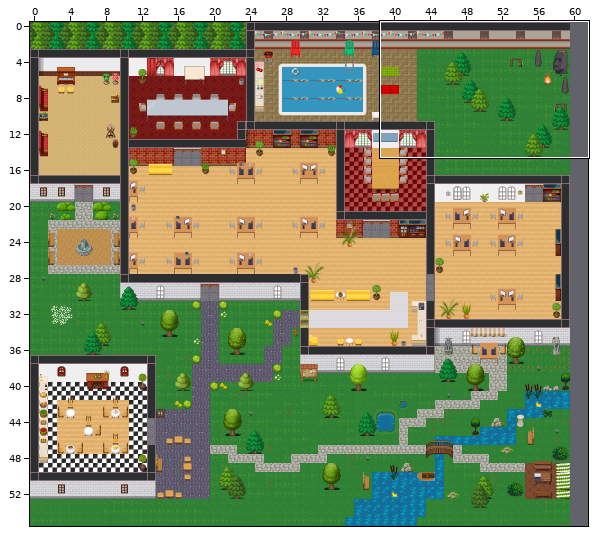
Two states of a Tiled map (JSON), cgi-office.tmj. Above: a wide view before the commit, with the close-up outlined.
Close-up. The starting point:
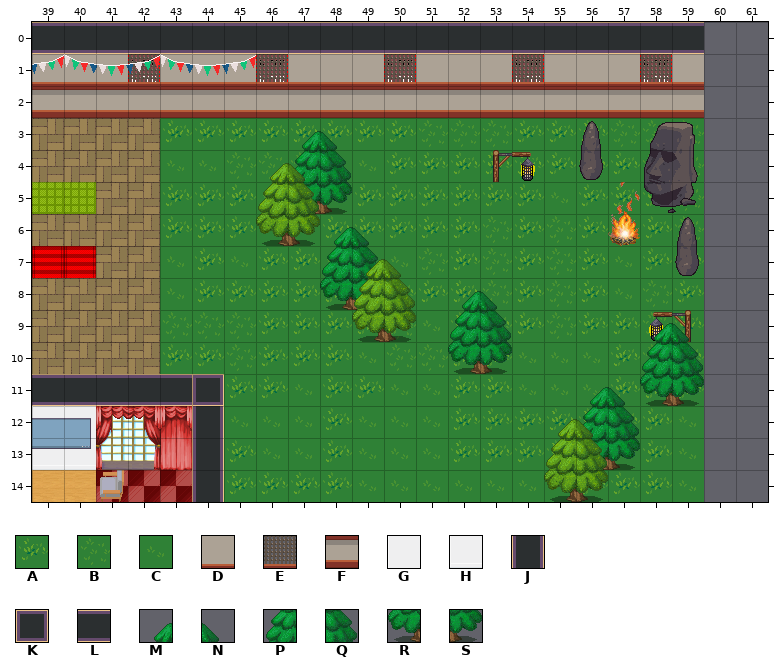
Cells are 32x32 px. Shown: x 39..61, y 0..14. The commit also changed other parts of the map, which this record leaves out. The old version is drawn lined up with the new one.
Key: from "Chunk 1": A 17, B 18, C 19, D 34, E 35, F 36, G 40, H 44, J 64, K 67, L 68, M 134, N 135, P 136, Q 137, R 138, S 139.
_ is an empty cell, # one hidden under a higher layer.
Layers that did not change in this view are not listed.
Layer "floor/floor outdoor" before, first column x 39:
 0 _______________________
 1 _______________________
 2 _______________________
 3 ####AAAAAAAABBBAAABBB__
 4 ####CCBBBCCAAAAAAAABB__
 5 ####AAACCCAAAAAACAAAB__
 6 ####AAACCAAAAABABACAB__
 7 ####CACAACCCBABABACAA__
 8 ####CAAAAAAAAABABACBA__
 9 ####BBBAAAABCAAABAABA__
10 ####AABAAACBBAACCCABA__
11 _____#AACAACCAACCCAAA__
12 _____#CCCACCCAAAAAAAC__
13 _____#ACCACCCAAAAACAC__
14 ______AAAACCCCCCCAAAC__
Layer "walls/walls1" before, first column x 39:
 0 ____________________#__
 1 DDDEDDDEDDDEDDDEDDDED__
 2 FFFFFFFFFFFFFFFFFFFFF__
 3 _______________________
 4 _______________________
 5 _______________________
 6 _______________________
 7 _______________________
 8 _______________________
 9 _______________________
10 _______________________
11 _______________________
12 GG###__________________
13 HH###__________________
14 _______________________
Layer "outside/outside végétation" before, first column x 39:
 0 _______________________
 1 _______________________
 2 _______________________
 3 ________MN_____________
 4 ________PQ_____________
 5 ________RS_____________
 6 _________MN____________
 7 _________PQ____________
 8 _________RS__MN________
 9 _____________PQ________
10 _____________RS________
11 _________________MN____
12 _________________PQ____
13 _________________RS____
14 _______________________
Layer "above/walls2" before, first column x 39:
 0 LLLLLLLLLLLLLLLLLLLLL__
 1 _______________________
 2 _______________________
 3 _______________________
 4 _______________________
 5 _______________________
 6 _______________________
 7 _______________________
 8 _______________________
 9 _______________________
10 _______________________
11 LLLLLK_________________
12 _____J_________________
13 _____J_________________
14 _____J_________________
New version:
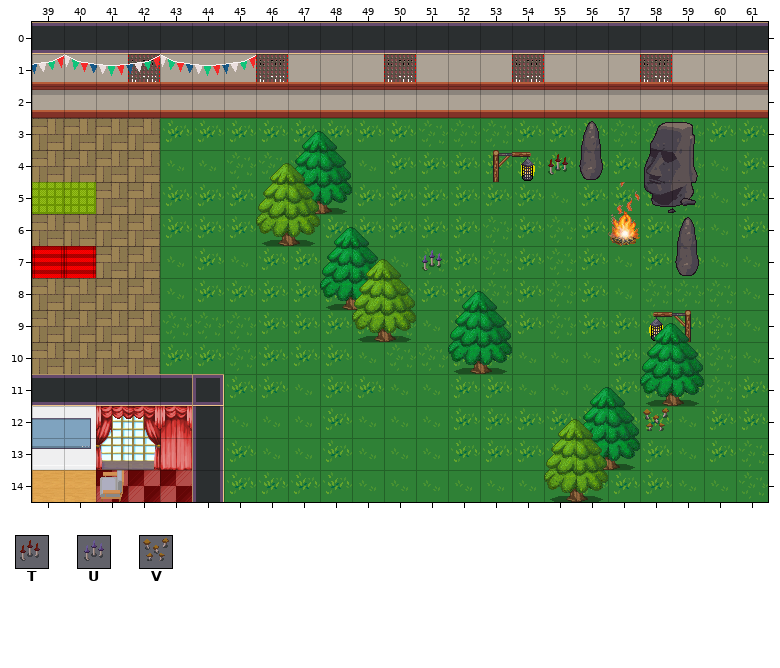
Further tiles: from "Chunk 1": T 144, U 147, V 148.
Edits made:
{"change": "map size 60x56 -> 62x56 cells"}
{"where": "layer \"floor/floor outdoor\""}
{"y":3,"x":60,"old":"__","new":"AA"}
{"y":4,"x":60,"old":"__","new":"CA"}
{"y":5,"x":60,"old":"__","new":"CA"}
{"y":6,"x":60,"old":"__","new":"CA"}
{"y":7,"x":60,"old":"__","new":"CC"}
{"y":8,"x":59,"old":"A__","new":"BBC"}
{"y":9,"x":60,"old":"__","new":"BC"}
{"y":10,"x":60,"old":"__","new":"BC"}
{"y":11,"x":60,"old":"__","new":"BA"}
{"y":12,"x":60,"old":"__","new":"AA"}
{"y":13,"x":60,"old":"__","new":"AB"}
{"y":14,"x":60,"old":"__","new":"CB"}
{"where": "layer \"walls/walls1\""}
{"y":1,"x":60,"old":"__","new":"DD"}
{"y":2,"x":60,"old":"__","new":"FF"}
{"where": "layer \"outside/outside végétation\""}
{"y":4,"x":55,"old":"_","new":"T"}
{"y":7,"x":51,"old":"_","new":"U"}
{"y":12,"x":58,"old":"_","new":"V"}
{"where": "layer \"above/walls2\""}
{"y":0,"x":60,"old":"__","new":"LL"}
